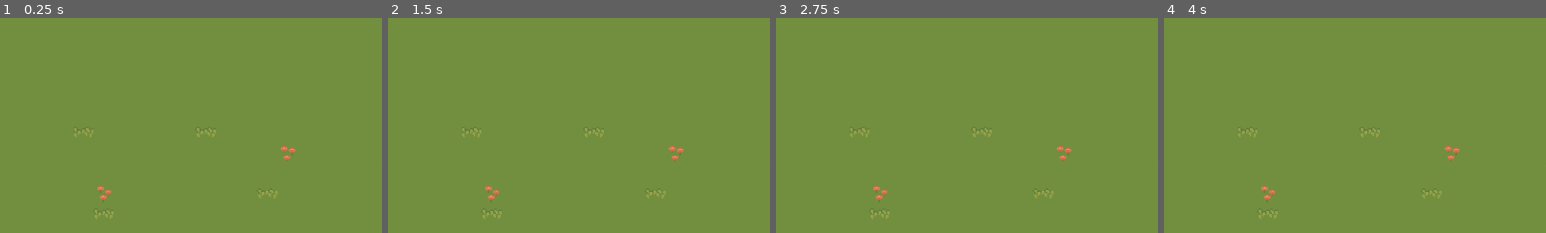
Above: before the commit, frames 1-4 (left to right).
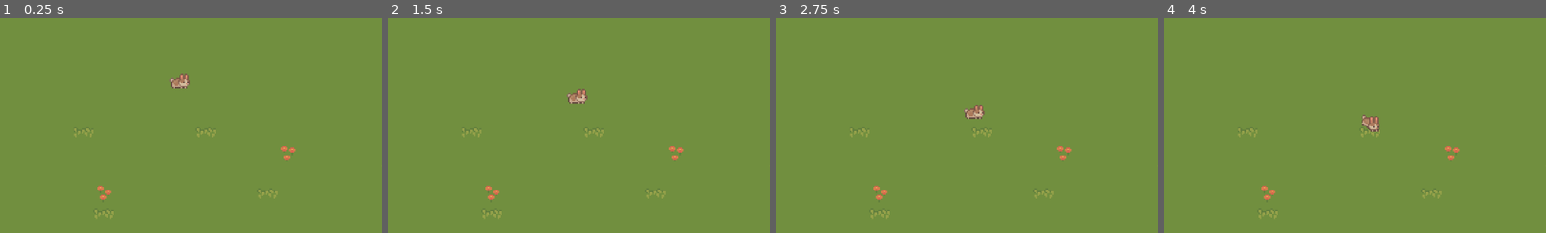
Above: after the commit, the same moments.

Repository: Piggward/GetOutOfMeGarden
Game: Godot game, scene res://scenes/main_scene_art.tscn
Same seed, same stepped clock (60 frames per second), same inputs: the game is played once before the commit and once after it. The project has no main scene, so this scene is started directly.
Inputs (mouse positions are % of the whole screen's width and height, from its top left):
- Up to frame 1 (0.25 s): no input
- Up to frame 2 (1.5 s): move the mouse to (72, 45) at 0.52 s; press the mouse at (72, 45) at 0.53 s; move the mouse to (30, 55) at 1.27 s; release the mouse at (30, 55) at 1.28 s; click (30, 55) at 1.35 s
- Up to frame 3 (2.75 s): tap Enter at 2 s; move the mouse to (60, 28) at 2.02 s; hold Right mouse button (right_click) from 2.03 s (still down); click (60, 28) at 2.3 s
- Up to frame 4 (4 s): move the mouse to (45, 70) at 2.77 s; release Right mouse button (right_click) at 2.78 s; click (45, 70) at 2.85 s; tap Space at 3.5 s; move the mouse to (80, 65) at 3.52 s; press the mouse at (80, 65) at 3.53 s
The pictures show only the part of the screen within x 17-67%, y 0-50%; the shares and areas given below are measured in that part.

The runs differ from the first frame. In frame 1, 0.3% of the frame differs, in the area x 44-50%, y 25-33%; in frame 2, 0.3%, in the area x 46-53%, y 32-40%; in frame 3, 0.3%; in frame 4, 0.3%.

Commit message:
lagt till kanin

Diff:
--- /dev/null
+++ b/scenes/bunny.tscn
@@ -0,0 +1,88 @@
+[gd_scene load_steps=12 format=3 uid="uid://5y0mhwbcuqgf"]
+
+[ext_resource type="Texture2D" uid="uid://b0i8gnabl2182" path="res://assets/animals/bunny_animations.png" id="1_0sl5a"]
+[ext_resource type="Script" uid="uid://d35i68frrxug7" path="res://scripts/bunny_ai.gd" id="1_qn21b"]
+
+[sub_resource type="AtlasTexture" id="AtlasTexture_mfjs7"]
+atlas = ExtResource("1_0sl5a")
+region = Rect2(0, 34, 17, 17)
+
+[sub_resource type="AtlasTexture" id="AtlasTexture_ovlj1"]
+atlas = ExtResource("1_0sl5a")
+region = Rect2(17, 34, 17, 17)
+
+[sub_resource type="AtlasTexture" id="AtlasTexture_kdyof"]
+atlas = ExtResource("1_0sl5a")
+region = Rect2(34, 34, 17, 17)
+
+[sub_resource type="AtlasTexture" id="AtlasTexture_ggkmg"]
+atlas = ExtResource("1_0sl5a")
+region = Rect2(51, 34, 17, 17)
+
+[sub_resource type="AtlasTexture" id="AtlasTexture_l787c"]
+atlas = ExtResource("1_0sl5a")
+region = Rect2(0, 34, 17, 17)
+
+[sub_resource type="AtlasTexture" id="AtlasTexture_qn21b"]
+atlas = ExtResource("1_0sl5a")
+region = Rect2(17, 0, 17, 17)
+
+[sub_resource type="AtlasTexture" id="AtlasTexture_qchqy"]
+atlas = ExtResource("1_0sl5a")
+region = Rect2(34, 0, 17, 17)
+
+[sub_resource type="SpriteFrames" id="SpriteFrames_l787c"]
+animations = [{
+"frames": [{
+"duration": 1.0,
+"texture": SubResource("AtlasTexture_mfjs7")
+}],
+"loop": false,
+"name": &"idle",
+"speed": 5.0
+}, {
+"frames": [{
+"duration": 1.0,
+"texture": SubResource("AtlasTexture_ovlj1")
+}, {
+"duration": 1.0,
+"texture": SubResource("AtlasTexture_kdyof")
+}, {
+"duration": 1.0,
+"texture": SubResource("AtlasTexture_ggkmg")
+}, {
+"duration": 1.0,
+"texture": SubResource("AtlasTexture_l787c")
+}],
+"loop": false,
+"name": &"jump",
+"speed": 8.0
+}, {
+"frames": [{
+"duration": 1.0,
+"texture": SubResource("AtlasTexture_qn21b")
+}, {
+"duration": 1.0,
+"texture": SubResource("AtlasTexture_qchqy")
+}],
+"loop": true,
+"name": &"struggle",
+"speed": 8.0
+}]
+
+[sub_resource type="RectangleShape2D" id="RectangleShape2D_qchqy"]
+
+[node name="Bunny" type="RigidBody2D"]
+gravity_scale = 0.0
+script = ExtResource("1_qn21b")
+jump_distance = 20.0
+jump_speed = 7.0
+jump_time = 3.0
+
+[node name="AnimatedSprite2D" type="AnimatedSprite2D" parent="."]
+texture_filter = 1
+sprite_frames = SubResource("SpriteFrames_l787c")
+animation = &"idle"
+
+[node name="CollisionShape2D" type="CollisionShape2D" parent="."]
+shape = SubResource("RectangleShape2D_qchqy")
--- a/scenes/flower_bed.tscn
+++ b/scenes/flower_bed.tscn
@@ -1,9 +1,9 @@
 [gd_scene load_steps=3 format=3 uid="uid://tvrfmubcn278"]
 
-[ext_resource type="Script" path="res://scripts/flower_bed.gd" id="1_i33q1"]
+[ext_resource type="Script" uid="uid://5y0uq31am80f" path="res://scripts/flower_bed.gd" id="1_i33q1"]
 [ext_resource type="PackedScene" uid="uid://cdlwuu15cidr3" path="res://scenes/flower.tscn" id="1_whtkq"]
 
-[node name="FlowerBed" type="Node2D"]
+[node name="FlowerBed" type="Node2D" groups=["flower_bed"]]
 script = ExtResource("1_i33q1")
 
 [node name="Flower" parent="." instance=ExtResource("1_whtkq")]
--- a/scenes/main_scene_art.tscn
+++ b/scenes/main_scene_art.tscn
@@ -1,9 +1,10 @@
-[gd_scene load_steps=5 format=4 uid="uid://qgo1bya3vc6d"]
+[gd_scene load_steps=6 format=4 uid="uid://qgo1bya3vc6d"]
 
 [ext_resource type="TileSet" uid="uid://cnkxuq3kbieh" path="res://tile_set/ground_tile_set.tres" id="1_o8dd4"]
 [ext_resource type="PackedScene" uid="uid://lulhcgkxqusc" path="res://scenes/bobbing_water_effect.tscn" id="2_26krl"]
 [ext_resource type="PackedScene" uid="uid://by77kh12qqij3" path="res://scenes/goat_effect.tscn" id="3_y2ar3"]
 [ext_resource type="PackedScene" uid="uid://tvrfmubcn278" path="res://scenes/flower_bed.tscn" id="4_xa8rf"]
+[ext_resource type="PackedScene" uid="uid://5y0mhwbcuqgf" path="res://scenes/bunny.tscn" id="5_vs0mk"]
 
 [node name="Node2D" type="Node2D"]
 
@@ -39,3 +40,9 @@
 
 [node name="FlowerBed" parent="." instance=ExtResource("4_xa8rf")]
 position = Vector2(261, 281)
+
+[node name="Bunny" parent="." instance=ExtResource("5_vs0mk")]
+position = Vector2(291, 60)
+jump_distance = 15.0
+jump_time = 1.0
+kill_flower_distance = 1.0
--- /dev/null
+++ b/scripts/bunny_ai.gd
@@ -0,0 +1,57 @@
+extends ThrowableBody
+var target_postition:Vector2
+var jump_position:Vector2
+var flower_bed:FlowerBed
+
+@export var jump_distance:float
+@export var jump_speed:float
+@export var jump_time:float
+@export var kill_flower_distance:float
+var isJumping:bool = false
+var timer:float = 0
+
+var flower
+
+
+
+@onready var animated_sprite_2d: AnimatedSprite2D = $AnimatedSprite2D
+
+func _ready():
+	isJumping = false
+	flower_bed = get_tree().get_first_node_in_group("flower_bed")
+	flower = flower_bed.get_random_alive_flower()
+	target_postition = flower.global_position
+
+func jump():
+	isJumping = true
+	var direction = (target_postition - global_position).normalized()
+	if(global_position.distance_to(target_postition)<jump_distance):
+		jump_position = target_postition
+	else:
+		jump_position = global_position+direction * jump_distance
+	animated_sprite_2d.play("jump")
+
+func _process(delta: float) -> void:
+	if(is_held):
+		timer=0
+		isJumping =false
+		return
+	if(isJumping):
+		global_position = global_position.lerp(jump_position,jump_speed*delta)
+		if(global_position.distance_to(jump_position)<1):
+			isJumping=false
+			timer=0
+	else:
+		timer += delta
+		if(timer > jump_time):
+			jump()
+
+	if(global_position.distance_to(target_postition)<kill_flower_distance):
+		flower._kill()
+
+func _setheld(value:bool):
+	super._setheld(value)
+	if(value):
+		animated_sprite_2d.play("struggle")
+	if(!value):
+		animated_sprite_2d.play("idle")
--- a/scripts/flower.gd
+++ b/scripts/flower.gd
@@ -86,3 +86,6 @@
 
 func _on_interaction_timer_timeout() -> void:
 	can_interact = true
+
+func _kill():
+	print("i was killed!")
--- a/scripts/flower_bed.gd
+++ b/scripts/flower_bed.gd
@@ -1,5 +1,5 @@
 extends Node2D
-
+class_name FlowerBed
 @onready var flowers = [
 	$Flower,
 	$Flower2,
@@ -12,3 +12,6 @@
 	for flower in flowers:
 		var random_frame = randi_range(0, flower_start_frames.size() - 1)
 		flower.set_sprite_start_id(flower_start_frames.pop_at(random_frame))
+
+func get_random_alive_flower()-> Area2D:
+	return flowers[randi_range(0,flowers.size()-1)]
--- a/scripts/throwable.gd
+++ b/scripts/throwable.gd
@@ -9,14 +9,14 @@
 
 func _input(event):
 	if event.is_action_pressed("left_click") and get_global_mouse_position().distance_to(global_position) < 32:
-		is_held = true
+		_setheld(true)
 		freeze = true
 		linear_velocity = Vector2.ZERO
 		angular_velocity = 0
 		linear_damp = 0
 	elif event.is_action_released("left_click") and is_held:
 		freeze_mode = FreezeMode.FREEZE_MODE_KINEMATIC
-		is_held = false
+		_setheld(false)
 		freeze = false
 		linear_velocity = throw_velocity.clamp(Vector2(-max_velocity, -max_velocity), Vector2(max_velocity, max_velocity))
 		linear_damp = damp
@@ -27,3 +27,6 @@
 		throw_velocity = (mouse_pos - last_mouse_pos) / delta
 		global_position = mouse_pos
 		last_mouse_pos = mouse_pos
+
+func _setheld(value:bool):
+	is_held = value
Not shown, added: scripts/bunny_ai.gd.uid
